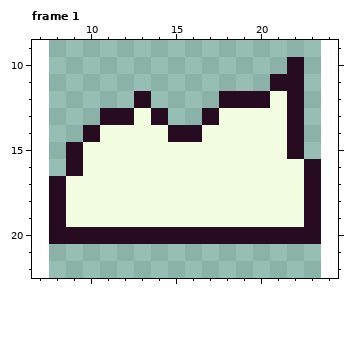
File history of a pixel-art file, Aseprite/Cloud.aseprite. Above is the file before it was changed.
16x16 pixels, 1 frame. Shown: frame 1: x 7..24, y 9..22. The old version is drawn lined up with the new one, on the new canvas. The commit also changed other frames, which this record leaves out.
Once edited:
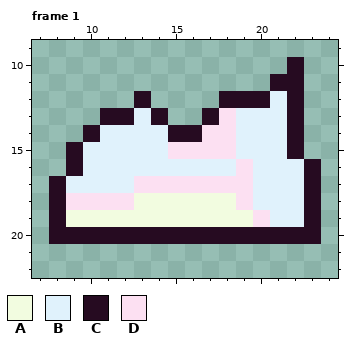
Palette (. is transparent): A #f2fce0  B #e0f2fc  C #260b21  D #fce0f2
The edit:
{"change": "canvas 16x16 -> 32x32, the old top-left corner now at 8,8"}
{"where": "frame 1"}
{"frame":1,"y":12,"x":21,"old":"A","new":"B"}
{"frame":1,"y":13,"x":13,"old":"A","new":"B"}
{"frame":1,"y":13,"x":18,"old":"AAAA","new":"DBBB"}
{"frame":1,"y":14,"x":11,"old":"AAAA","new":"BBBB"}
{"frame":1,"y":14,"x":17,"old":"AAAAA","new":"DDBBB"}
{"frame":1,"y":15,"x":10,"old":"AAAAAAAAAAAA","new":"BBBBBDDDDBBB"}
{"frame":1,"y":16,"x":10,"old":"AAAAAAAAAAAAA","new":"BBBBBBBBBDBBB"}
{"frame":1,"y":17,"x":9,"old":"AAAAAAAAAAAAAA","new":"BBBBDDDDDDDBBB"}
{"frame":1,"y":18,"x":9,"old":"AAAA","new":"DDDD"}
{"frame":1,"y":18,"x":19,"old":"AAAA","new":"DBBB"}
{"frame":1,"y":19,"x":20,"old":"AAA","new":"DBB"}
{"label":"changed","picture_box":[66,91,304,227]}
